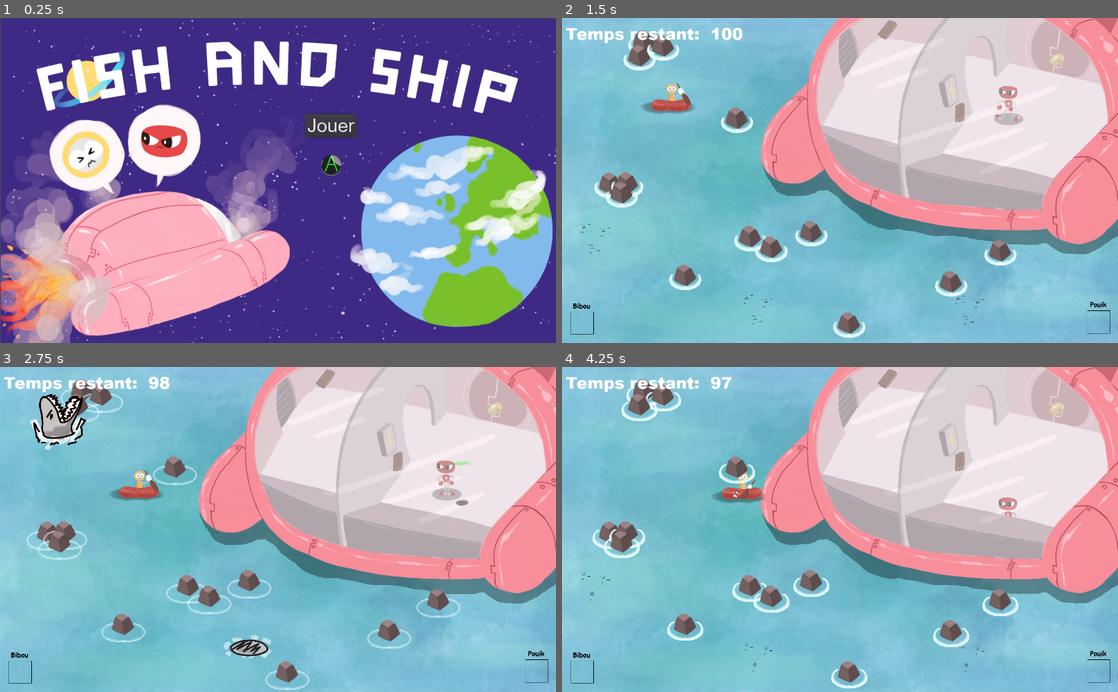
Above: before the commit, frames 1-4 (two rows, left to right).
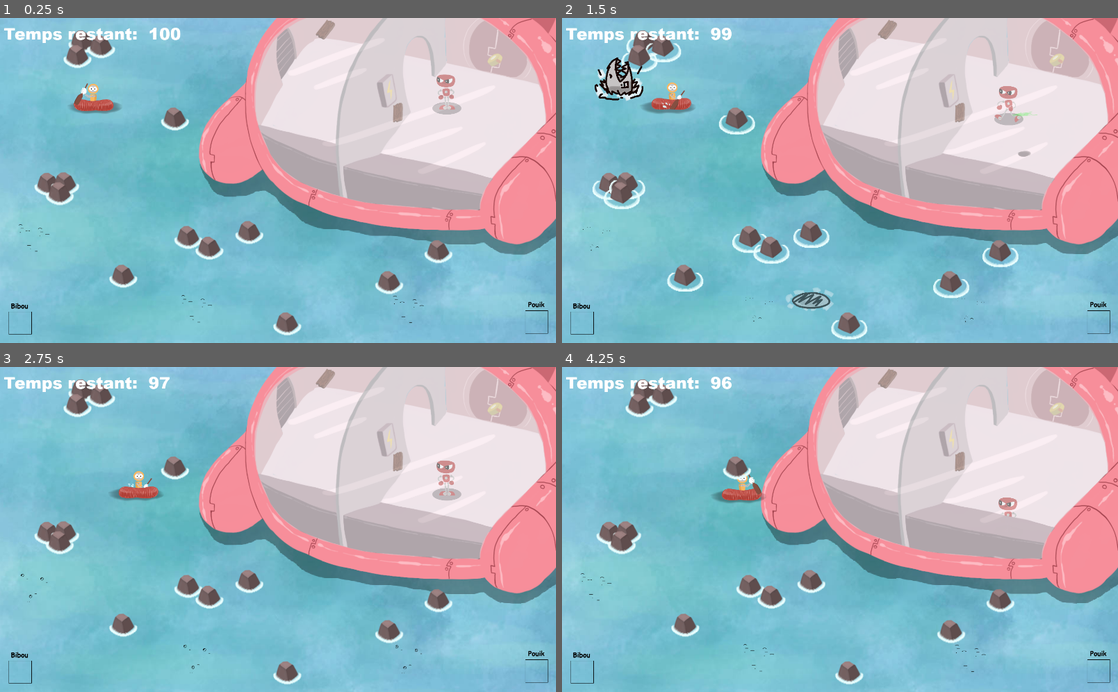
Above: after the commit, the same moments.

Repository: Majimo/FishAndShip
Game: Godot game, scene res://scenes/MainWorld.tscn
Two runs of this game, one before a commit and one after it. Both use one fixed random seed, a clock stepped at 60 frames per second and the inputs below. Before the commit the project starts from res://scenes/Intro.tscn. Sound files missing from this copy of the repository are replaced by a short silence.
Inputs (mouse positions are in pixels of both pictures, inside the frame that each line leads up to):
- Up to frame 1 (0.25 s): no input
- Up to frame 2 (1.5 s): click (895, 125) at 0.5 s, where only the run before the commit has a clickable "Jouer"; tap Enter (ui_accept) at 1.25 s; hold Right (ui_right) from 1.28 s (still down); hold S (ui_down2) from 1.28 s (still down)
- Up to frame 3 (2.75 s): tap Enter (ui_accept) at 1.52, 2.27 s; tap Z (ui_up2) at 1.55, 2.1 s; release Right (ui_right) at 2.03 s; release S (ui_down2) at 2.03 s; hold Down (ui_down) from 2.03 s (still down); tap S (ui_down2) at 2.3 s
- Up to frame 4 (4.25 s): release Down (ui_down) at 2.78 s; hold Right (ui_right) 2.78-3.53 s; hold S (ui_down2) 2.78-3.53 s; tap Z (ui_up2) at 3.05, 3.6 s; hold Up (ui_up) from 3.53 s (still down); tap Enter (ui_accept) at 3.77 s; tap S (ui_down2) at 3.8 s

The runs differ from the first frame. In frame 1, 98% of the frame differs, in the area x 0-100%, y 0-100%; in frame 2, 3.4%; in frame 3, 3.7%; in frame 4, 2.5%.

Commit message:
condition victoire

Diff:
--- a/project.godot
+++ b/project.godot
@@ -16,13 +16,15 @@
 [application]
 
 config/name="FishAndShip"
-run/main_scene="res://scenes/Intro.tscn"
+run/main_scene="res://scenes/MainWorld.tscn"
 config/icon="res://icon.png"
 
 [display]
 
 window/size/width=1536
 window/size/height=900
+window/size/test_width=1024
+window/size/test_height=600
 window/stretch/mode="viewport"
 window/stretch/aspect="keep"
 
@@ -56,48 +58,24 @@
 , Object(InputEventJoypadMotion,"resource_local_to_scene":false,"resource_name":"","device":0,"axis":1,"axis_value":1.0,"script":null)
  ]
 }
+ui_up2={
+"deadzone": 0.5,
+"events": [ Object(InputEventKey,"resource_local_to_scene":false,"resource_name":"","device":0,"alt":false,"shift":false,"control":false,"meta":false,"command":false,"pressed":false,"scancode":90,"unicode":0,"echo":false,"script":null)
+ ]
+}
+ui_down2={
+"deadzone": 0.5,
+"events": [ Object(InputEventKey,"resource_local_to_scene":false,"resource_name":"","device":0,"alt":false,"shift":false,"control":false,"meta":false,"command":false,"pressed":false,"scancode":83,"unicode":0,"echo":false,"script":null)
+ ]
+}
 ui_right2={
 "deadzone": 0.5,
-"events": [ Object(InputEventJoypadMotion,"resource_local_to_scene":false,"resource_name":"","device":1,"axis":0,"axis_value":1.0,"script":null)
-, Object(InputEventKey,"resource_local_to_scene":false,"resource_name":"","device":0,"alt":false,"shift":false,"control":false,"meta":false,"command":false,"pressed":false,"scancode":68,"unicode":0,"echo":false,"script":null)
+"events": [ Object(InputEventKey,"resource_local_to_scene":false,"resource_name":"","device":0,"alt":false,"shift":false,"control":false,"meta":false,"command":false,"pressed":false,"scancode":68,"unicode":0,"echo":false,"script":null)
  ]
 }
 ui_left2={
 "deadzone": 0.5,
-"events": [ Object(InputEventJoypadMotion,"resource_local_to_scene":false,"resource_name":"","device":1,"axis":0,"axis_value":-1.0,"script":null)
-, Object(InputEventKey,"resource_local_to_scene":false,"resource_name":"","device":0,"alt":false,"shift":false,"control":false,"meta":false,"command":false,"pressed":false,"scancode":81,"unicode":0,"echo":false,"script":null)
- ]
-}
-ui_down2={
-"deadzone": 0.5,
-"events": [ Object(InputEventJoypadMotion,"resource_local_to_scene":false,"resource_name":"","device":1,"axis":1,"axis_value":1.0,"script":null)
-, Object(InputEventKey,"resource_local_to_scene":false,"resource_name":"","device":0,"alt":false,"shift":false,"control":false,"meta":false,"command":false,"pressed":false,"scancode":83,"unicode":0,"echo":false,"script":null)
- ]
-}
-ui_up2={
-"deadzone": 0.5,
-"events": [ Object(InputEventJoypadMotion,"resource_local_to_scene":false,"resource_name":"","device":1,"axis":1,"axis_value":-1.0,"script":null)
-, Object(InputEventKey,"resource_local_to_scene":false,"resource_name":"","device":0,"alt":false,"shift":false,"control":false,"meta":false,"command":false,"pressed":false,"scancode":90,"unicode":0,"echo":false,"script":null)
- ]
-}
-manette_A={
-"deadzone": 0.5,
-"events": [ Object(InputEventKey,"resource_local_to_scene":false,"resource_name":"","device":0,"alt":false,"shift":false,"control":false,"meta":false,"command":false,"pressed":false,"scancode":85,"unicode":0,"echo":false,"script":null)
- ]
-}
-manette_B={
-"deadzone": 0.5,
-"events": [ Object(InputEventKey,"resource_local_to_scene":false,"resource_name":"","device":0,"alt":false,"shift":false,"control":false,"meta":false,"command":false,"pressed":false,"scancode":73,"unicode":0,"echo":false,"script":null)
- ]
-}
-manette_X={
-"deadzone": 0.5,
-"events": [ Object(InputEventKey,"resource_local_to_scene":false,"resource_name":"","device":0,"alt":false,"shift":false,"control":false,"meta":false,"command":false,"pressed":false,"scancode":79,"unicode":0,"echo":false,"script":null)
- ]
-}
-manette_Y={
-"deadzone": 0.5,
-"events": [ Object(InputEventKey,"resource_local_to_scene":false,"resource_name":"","device":0,"alt":false,"shift":false,"control":false,"meta":false,"command":false,"pressed":false,"scancode":80,"unicode":0,"echo":false,"script":null)
+"events": [ Object(InputEventKey,"resource_local_to_scene":false,"resource_name":"","device":0,"alt":false,"shift":false,"control":false,"meta":false,"command":false,"pressed":false,"scancode":81,"unicode":0,"echo":false,"script":null)
  ]
 }
 
--- a/scripts/MainWorld.gd
+++ b/scripts/MainWorld.gd
@@ -14,6 +14,10 @@
 var objet_zone1
 var objet_zone2
 var objet_zone3
+
+var zone1_repare = false
+var zone2_repare = false
+var zone3_repare = false
 
 signal zone_est_repare
 
@@ -43,18 +47,25 @@
 		if $TempsRestant/Alarme.is_playing() == false:
 			$TempsRestant/Alarme.play()
 
+	if zone1_repare == true and zone2_repare == true and zone3_repare == true :
+		get_tree().change_scene("res://scenes/WinOver.tscn")
+
 func peche_un_objet():
-	if bibou_tiens_objet == false :
-		bibou_tiens_objet = true
-		bibou_objet_tenu = objets[rand_range(0,3)]
-		if bibou_objet_tenu == objets[0] :
-			$InventaireJ1/PlancheDeBois.visible = true
-		if bibou_objet_tenu == objets[1] :
-			$InventaireJ1/PlaqueDeFer.visible = true
-		if bibou_objet_tenu == objets[2] :
-			$InventaireJ1/Scotch.visible = true
-	else :
-		print("bibou tiens déjà un objet")
+	bibou_tiens_objet = true
+	bibou_objet_tenu = objets[rand_range(0,3)]
+	if bibou_objet_tenu == objets[0] :
+		$InventaireJ1/PlancheDeBois.visible = true
+		$InventaireJ1/PlaqueDeFer.visible = false
+		$InventaireJ1/Scotch.visible = false
+	if bibou_objet_tenu == objets[1] :
+		$InventaireJ1/PlancheDeBois.visible = false
+		$InventaireJ1/PlaqueDeFer.visible = true
+		$InventaireJ1/Scotch.visible = false
+	if bibou_objet_tenu == objets[2] :
+		$InventaireJ1/PlancheDeBois.visible = false
+		$InventaireJ1/PlaqueDeFer.visible = false
+		$InventaireJ1/Scotch.visible = true
+
 
 func pose_un_objet():
 	if bibou_tiens_objet == true and objet_est_pose == false :
@@ -104,6 +115,7 @@
 			$InventaireJ2/Scotch2.visible = false
 		pouik_objet_tenu = null
 		emit_signal("zone1_est_repare")
+		zone1_repare = true
 	else:
 		$Fail.play()
 		print("pouik ne tiens pas le bon objet ou ne tiens pas d'objet")
@@ -120,6 +132,7 @@
 			$InventaireJ2/Scotch2.visible = false
 		pouik_objet_tenu = null
 		emit_signal("zone2_est_repare")
+		zone2_repare = true
 	else:
 		$Fail.play()
 		print("pouik ne tiens pas le bon objet ou ne tiens pas d'objet")
@@ -136,6 +149,7 @@
 			$InventaireJ2/Scotch2.visible = false
 		pouik_objet_tenu = null
 		emit_signal("zone3_est_repare")
+		zone3_repare = true
 	else:
 		$Fail.play()
 		print("pouik ne tiens pas le bon objet ou ne tiens pas d'objet")
